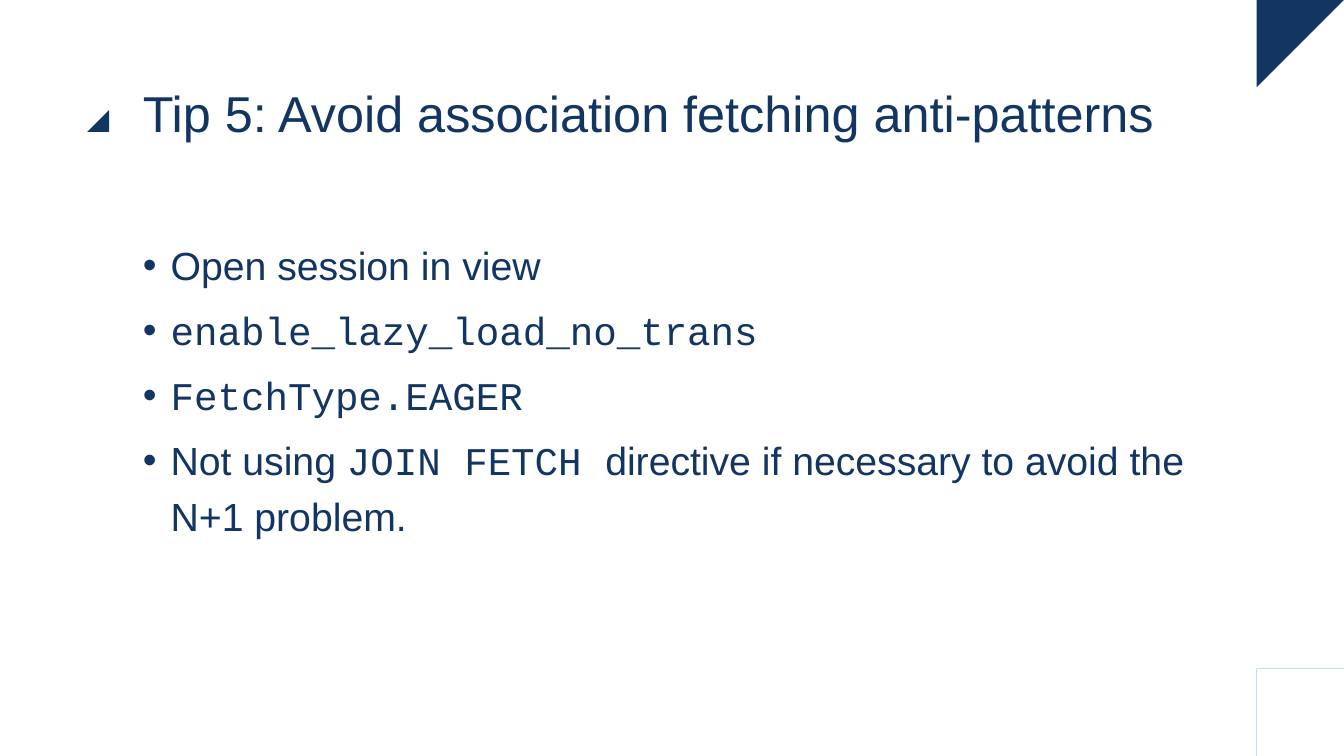
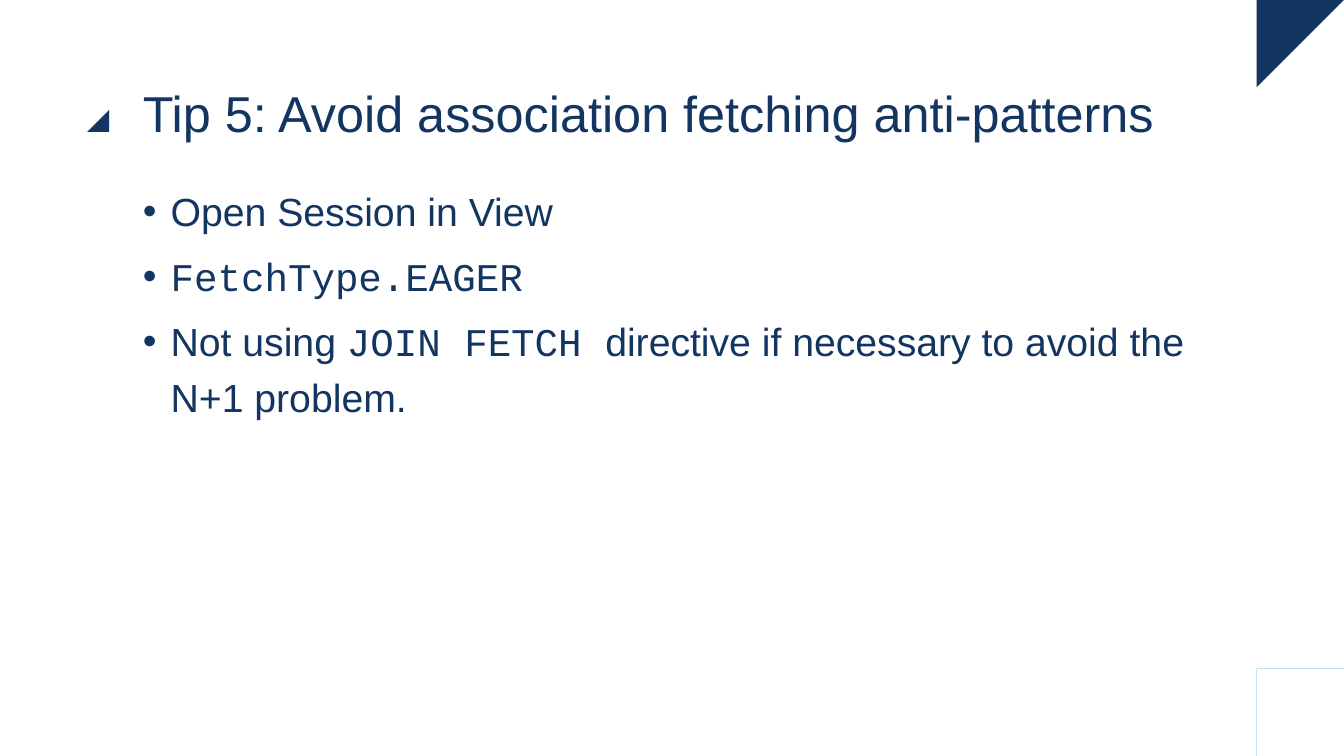
Before and after one commit to raoulvdberge/jpa-with-hibernate, a slide deck: slide 51 of slides.pptx. Drawn at 1344x756 pixels with LibreOffice and Linux fonts; fonts in the diff are those of the drawing. Boxes give left, top, right and bottom in pixels: in the first picture for what was removed or moved away, otherwise in the second. Text is boxed around its words. In the diff, an @@ line names an element or a change of style, - is before the commit and + after.

```diff
--- a/slides.pptx
+++ b/slides.pptx
@@ text "Open Session in View" moved from (x1=171, y1=251, x2=1184, y2=539) to (x1=171, y1=197, x2=1184, y2=420) @@
@@ text at (x1=171, y1=197, x2=553, y2=234): text changed; font Courier New to Arial @@
-• Open session in view
-• enable_lazy_load_no_trans
+• Open Session in View
```
Also in this commit, not shown: 22 other slides changed, 1 other file.
